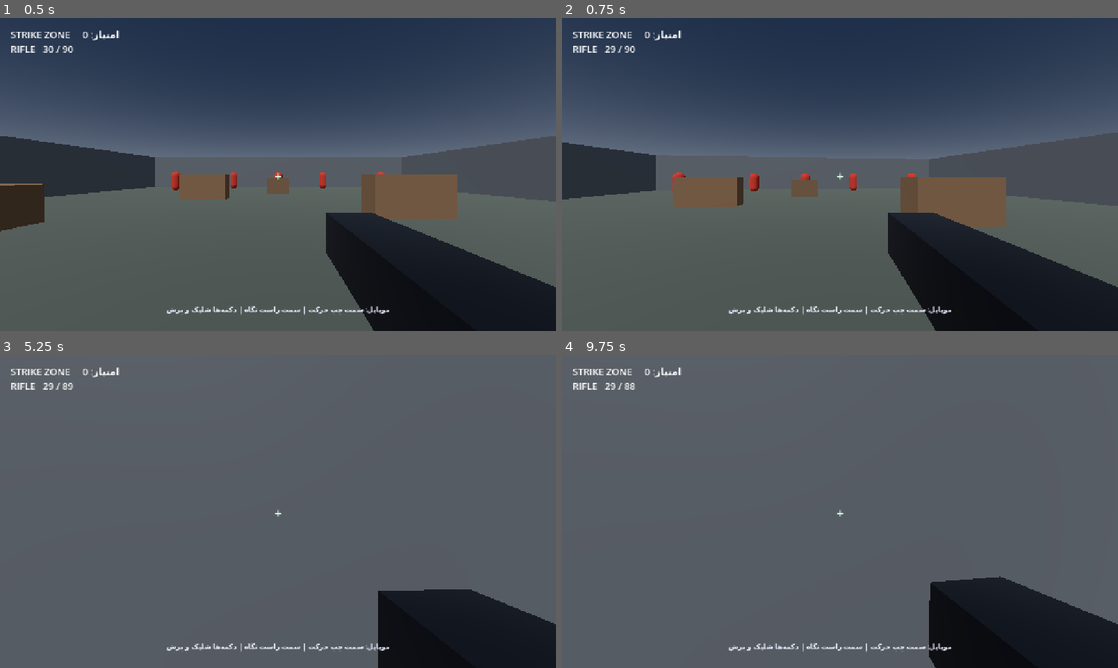
Above: before the commit, frames 1-4 (two rows, left to right).
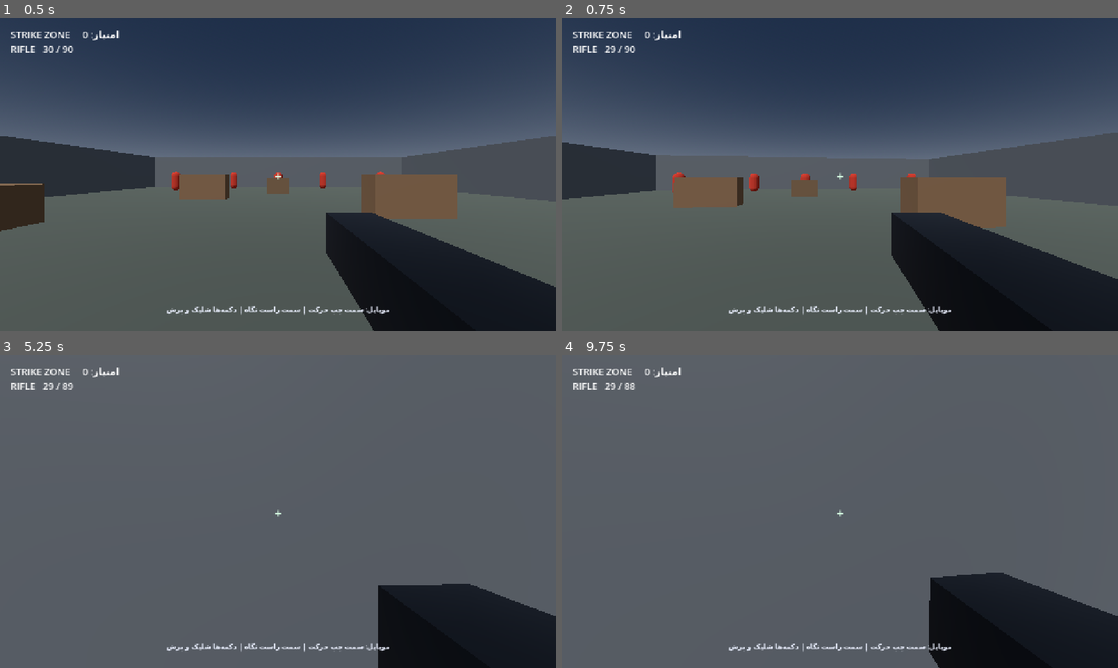
Above: after the commit, the same moments.

Repository: itsalirezajr-design/Empire-of-Lion-and-Sun
Game: Godot game, scene res://scenes/main.tscn
The game is run twice, just before and just after one commit, with the same random seed, the same clock (stepped at 60 frames per second) and the same inputs.
Inputs (mouse positions are in pixels of both pictures, inside the frame that each line leads up to):
- Up to frame 1 (0.5 s): no input
- Up to frame 2 (0.75 s): tap Enter at 0.5 s; move the mouse to (867, 174) at 0.52 s; hold W (move_forward) from 0.53 s (still down); hold Shift (sprint) from 0.53 s (still down); click (867, 174) at 0.67 s
- Up to frame 3 (5.25 s): keep holding W (move_forward); tap Space (jump) at 0.77, 1.52, 3.02, 3.77, 4.52 s; move the mouse to (250, 511) at 1.27 s; release Shift (sprint) at 1.28 s; tap R at 1.35, 2.85, 4.35 s; move the mouse to (289, 505) at 2.02 s; hold Shift (sprint) 2.03-2.78 s; move the mouse to (272, 517) at 2.77 s; click (272, 517) at 2.92 s; move the mouse to (316, 514) at 3.52 s; hold Shift (sprint) 3.53-4.28 s; move the mouse to (233, 508) at 4.27 s; move the mouse to (283, 511) at 5.02 s; hold Shift (sprint) from 5.03 s (still down); click (283, 511) at 5.17 s
- Up to frame 4 (9.75 s): tap Space (jump) at 5.75, 6.02, 6.77, 7.25, 7.52, 8.75, 9.02 s; move the mouse to (817, 505) at 5.77 s; release W (move_forward) at 5.78 s; release Shift (sprint) at 5.78 s; hold D (move_right) 5.78-6.53 s; tap R at 5.85, 7.35, 8.85 s; tap Enter at 6.5, 8 s; move the mouse to (867, 511) at 6.52 s; hold Shift (sprint) 6.53-7.28 s; hold W (move_forward) 6.53-8.78 s; move the mouse to (812, 511) at 7.27 s; click (812, 511) at 7.42 s; move the mouse to (851, 505) at 8.02 s; hold Shift (sprint) 8.03-8.78 s; move the mouse to (834, 517) at 8.77 s; hold A (move_left) 8.78-9.53 s; move the mouse to (878, 514) at 9.52 s; hold W (move_forward) from 9.53 s (still down); hold Shift (sprint) from 9.53 s (still down); click (878, 514) at 9.67 s

Frame 1 is identical in both runs. In frame 2, 0.7% of the frame differs, in the area x 58-100%, y 62-100%; in frame 3, 0.6%; in frame 4, 0.6%.

Commit message:
Add rifle recoil, spread model and automated Godot tests

Diff:
--- a/scripts/game.gd
+++ b/scripts/game.gd
@@ -1,7 +1,16 @@
 extends Node3D
 
 const PlayerScript = preload("res://scripts/player.gd")
+const WeaponBallistics = preload("res://scripts/weapon_ballistics.gd")
 const MAGAZINE_SIZE := 30
+const BASE_SPREAD_DEGREES := 0.18
+const SHOT_BLOOM_PER_SHOT := 0.14
+const MAX_SHOT_BLOOM_DEGREES := 1.7
+const BLOOM_RECOVERY_PER_SECOND := 1.35
+const MOVEMENT_SPREAD_DEGREES := 0.95
+const AIRBORNE_SPREAD_DEGREES := 1.65
+const RECOIL_PITCH_PER_SHOT := 0.52
+const RECOIL_YAW_MAX_DEGREES := 0.2
 const FIRE_INTERVAL := 0.105
 const RELOAD_DURATION := 1.65
 const RAY_LENGTH := 100.0
@@ -16,10 +25,20 @@
 var fire_held := false
 var hud: Label
 var message: Label
+var crosshair: Label
+var shot_bloom := 0.0
+var weapon_recoil := 0.0
+var weapon_mesh: MeshInstance3D
+var weapon_home_position := Vector3(0.28, -0.23, -0.48)
+var shot_rng := RandomNumberGenerator.new()
 
 func _ready() -> void:
+	shot_rng.randomize()
 	_build_arena()
 	_spawn_player()
+	weapon_mesh = player.get_node_or_null("Camera3D/PrototypeWeapon") as MeshInstance3D
+	if is_instance_valid(weapon_mesh):
+		weapon_home_position = weapon_mesh.position
 	_build_hud()
 	_spawn_targets()
 	if DisplayServer.is_touchscreen_available():
@@ -27,6 +46,10 @@
 
 func _process(delta: float) -> void:
 	fire_cooldown = maxf(0.0, fire_cooldown - delta)
+	shot_bloom = move_toward(shot_bloom, 0.0, BLOOM_RECOVERY_PER_SECOND * delta)
+	weapon_recoil = move_toward(weapon_recoil, 0.0, 3.8 * delta)
+	if is_instance_valid(weapon_mesh):
+		weapon_mesh.position = weapon_home_position + Vector3(0.0, weapon_recoil * 0.045, weapon_recoil * 0.22)
 	if fire_held:
 		_shoot()
 	if is_reloading:
@@ -162,7 +185,7 @@
 	message.text = "موبایل: سمت چپ حرکت | سمت راست نگاه | دکمه‌ها شلیک و پرش"
 	layer.add_child(message)
 
-	var crosshair := Label.new()
+	crosshair = Label.new()
 	crosshair.text = "+"
 	crosshair.anchor_left = 0.5
 	crosshair.anchor_top = 0.5
@@ -219,6 +242,8 @@
 	if is_instance_valid(hud):
 		var state := "در حال بارگذاری خشاب..." if is_reloading else ""
 		hud.text = "STRIKE ZONE     امتیاز: %d\nRIFLE   %02d / %02d   %s" % [score, ammo, reserve_ammo, state]
+	if is_instance_valid(crosshair):
+		crosshair.add_theme_font_size_override("font_size", 30 + roundi(shot_bloom * 5.0))
 
 func _shoot() -> void:
 	if is_reloading or fire_cooldown > 0.0 or ammo <= 0:
@@ -229,7 +254,27 @@
 	fire_cooldown = FIRE_INTERVAL
 	var camera := player.get_node("Camera3D") as Camera3D
 	var origin := camera.global_position
-	var end := origin - camera.global_basis.z * RAY_LENGTH
+	var horizontal_speed := Vector2(player.velocity.x, player.velocity.z).length()
+	var spread_degrees := WeaponBallistics.calculate_spread(
+		BASE_SPREAD_DEGREES,
+		shot_bloom,
+		horizontal_speed,
+		player.is_on_floor(),
+		MOVEMENT_SPREAD_DEGREES,
+		AIRBORNE_SPREAD_DEGREES
+	)
+	var shot_direction := WeaponBallistics.direction_with_spread(
+		-camera.global_basis.z,
+		camera.global_basis.x,
+		camera.global_basis.y,
+		spread_degrees,
+		shot_rng.randf_range(-1.0, 1.0),
+		shot_rng.randf_range(-1.0, 1.0)
+	)
+	var end := origin + shot_direction * RAY_LENGTH
+	shot_bloom = minf(shot_bloom + SHOT_BLOOM_PER_SHOT, MAX_SHOT_BLOOM_DEGREES)
+	weapon_recoil = minf(weapon_recoil + 0.48, 1.6)
+	player.call("apply_weapon_recoil", RECOIL_PITCH_PER_SHOT, shot_rng.randf_range(-RECOIL_YAW_MAX_DEGREES, RECOIL_YAW_MAX_DEGREES))
 	var query := PhysicsRayQueryParameters3D.create(origin, end)
 	query.exclude = [player.get_rid()]
 	var hit := get_world_3d().direct_space_state.intersect_ray(query)
--- a/scripts/player.gd
+++ b/scripts/player.gd
@@ -14,6 +14,14 @@
 var _look_touch_index := -1
 var _move_touch_origin := Vector2.ZERO
 var _touch_move := Vector2.ZERO
+var _look_pitch := 0.0
+var _recoil_pitch := 0.0
+var _recoil_yaw := 0.0
+
+const MAX_RECOIL_PITCH_DEGREES := 5.5
+const MAX_RECOIL_YAW_DEGREES := 1.2
+const RECOIL_PITCH_RECOVERY := 8.0
+const RECOIL_YAW_RECOVERY := 12.0
 
 func _ready() -> void:
 	_setup_input_actions()
@@ -101,10 +109,32 @@
 
 func _apply_look(relative_motion: Vector2, sensitivity: float) -> void:
 	rotate_y(-relative_motion.x * sensitivity)
-	camera.rotate_x(-relative_motion.y * sensitivity)
-	camera.rotation.x = clampf(camera.rotation.x, deg_to_rad(-LOOK_LIMIT), deg_to_rad(LOOK_LIMIT))
+	_look_pitch = clampf(
+		_look_pitch - relative_motion.y * sensitivity,
+		deg_to_rad(-LOOK_LIMIT),
+		deg_to_rad(LOOK_LIMIT)
+	)
+	_update_camera_rotation()
+
+func apply_weapon_recoil(pitch_degrees: float, yaw_degrees: float) -> void:
+	_recoil_pitch = clampf(_recoil_pitch + pitch_degrees, 0.0, MAX_RECOIL_PITCH_DEGREES)
+	_recoil_yaw = clampf(_recoil_yaw + yaw_degrees, -MAX_RECOIL_YAW_DEGREES, MAX_RECOIL_YAW_DEGREES)
+	_update_camera_rotation()
+
+func _update_camera_rotation() -> void:
+	if not is_instance_valid(camera):
+		return
+	camera.rotation.x = clampf(
+		_look_pitch - deg_to_rad(_recoil_pitch),
+		deg_to_rad(-LOOK_LIMIT),
+		deg_to_rad(LOOK_LIMIT)
+	)
+	camera.rotation.y = deg_to_rad(_recoil_yaw)
 
 func _physics_process(delta: float) -> void:
+	_recoil_pitch = move_toward(_recoil_pitch, 0.0, RECOIL_PITCH_RECOVERY * delta)
+	_recoil_yaw = move_toward(_recoil_yaw, 0.0, RECOIL_YAW_RECOVERY * delta)
+	_update_camera_rotation()
 	if not is_on_floor():
 		velocity.y -= gravity * delta
 	if Input.is_action_just_pressed("jump") and is_on_floor():
--- /dev/null
+++ b/scripts/weapon_ballistics.gd
@@ -0,0 +1,32 @@
+extends RefCounted
+class_name WeaponBallistics
+
+static func calculate_spread(
+	base_spread_degrees: float,
+	shot_bloom_degrees: float,
+	horizontal_speed: float,
+	grounded: bool,
+	movement_spread_degrees: float,
+	airborne_spread_degrees: float,
+	movement_speed_reference: float = 9.0
+) -> float:
+	var movement_factor := clampf(horizontal_speed / maxf(movement_speed_reference, 0.001), 0.0, 1.0)
+	var movement_spread := movement_factor * maxf(movement_spread_degrees, 0.0)
+	var airborne_spread := 0.0 if grounded else maxf(airborne_spread_degrees, 0.0)
+	return maxf(0.0, base_spread_degrees + maxf(shot_bloom_degrees, 0.0) + movement_spread + airborne_spread)
+
+static func direction_with_spread(
+	forward: Vector3,
+	right: Vector3,
+	up: Vector3,
+	spread_degrees: float,
+	horizontal_sample: float,
+	vertical_sample: float
+) -> Vector3:
+	var spread_radius := tan(deg_to_rad(maxf(spread_degrees, 0.0)))
+	var direction := (
+		forward.normalized()
+		+ right.normalized() * clampf(horizontal_sample, -1.0, 1.0) * spread_radius
+		+ up.normalized() * clampf(vertical_sample, -1.0, 1.0) * spread_radius
+	)
+	return direction.normalized()
--- /dev/null
+++ b/tests/weapon_ballistics_test.gd
@@ -0,0 +1,30 @@
+extends SceneTree
+
+const Ballistics = preload("res://scripts/weapon_ballistics.gd")
+
+func _initialize() -> void:
+	var idle_spread := Ballistics.calculate_spread(0.18, 0.0, 0.0, true, 0.95, 1.65)
+	assert(is_equal_approx(idle_spread, 0.18), "Standing still should use base spread.")
+
+	var moving_spread := Ballistics.calculate_spread(0.18, 0.0, 9.0, true, 0.95, 1.65)
+	assert(moving_spread > idle_spread, "Movement should increase spread.")
+
+	var airborne_spread := Ballistics.calculate_spread(0.18, 0.0, 0.0, false, 0.95, 1.65)
+	assert(airborne_spread > idle_spread, "Airborne firing should increase spread.")
+
+	var burst_spread := Ballistics.calculate_spread(0.18, 1.0, 0.0, true, 0.95, 1.65)
+	assert(burst_spread > idle_spread, "Repeated shots should increase spread.")
+
+	var direction := Ballistics.direction_with_spread(
+		Vector3.FORWARD, Vector3.RIGHT, Vector3.UP, 2.0, 0.7, -0.4
+	)
+	assert(absf(direction.length() - 1.0) < 0.0001, "Spread direction must stay normalized.")
+	assert(direction.z < 0.0, "Shot direction must remain forward.")
+
+	var perfect_direction := Ballistics.direction_with_spread(
+		Vector3.FORWARD, Vector3.RIGHT, Vector3.UP, 0.0, 1.0, -1.0
+	)
+	assert(perfect_direction.is_equal_approx(Vector3.FORWARD), "Zero spread must preserve aim.")
+
+	print("PASS: weapon spread, movement penalty, airborne penalty, bloom and shot direction.")
+	quit()
Not shown, changed: docs/MOBILE_GRAPHICS_PLAN.md
